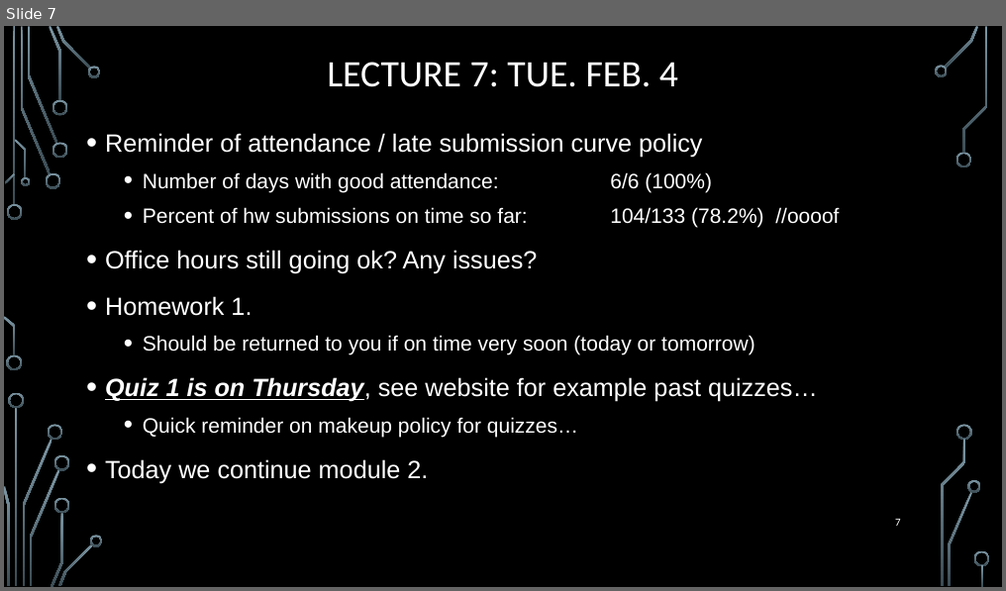
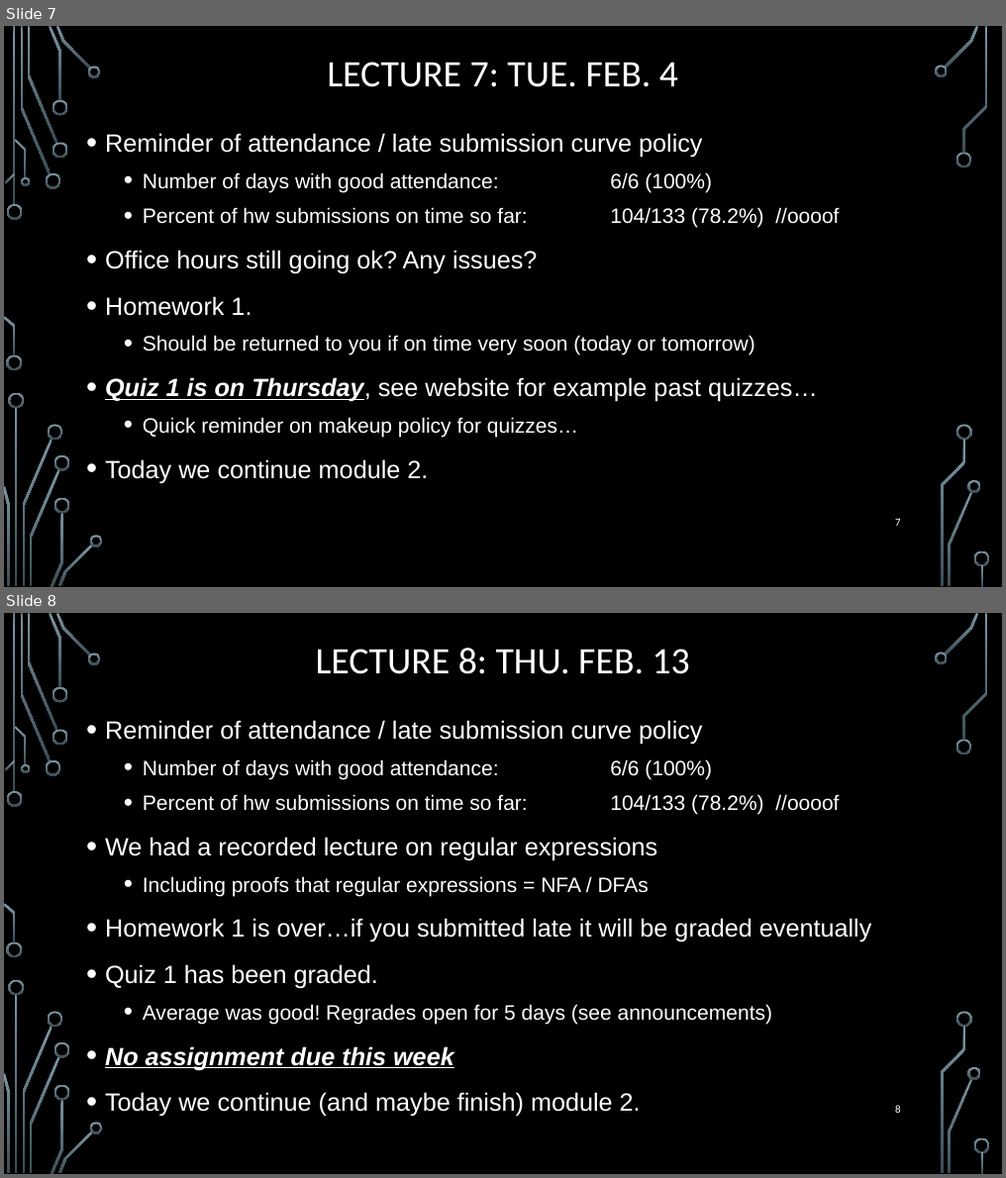
Before and after one commit to markfloryan/dmt2, a slide deck: slides/00-DailyAnnouncements.pptx. Shown one above the other, each under a label of ours: slide 7 before the commit, slides 7 and 8 after it. The pictures are 1006x591 and 1006x1178 pixels, drawn with LibreOffice and Linux fonts; fonts in the diff are those of the drawing; background and template pictures are left out. Boxes give left, top, right and bottom in pixels: in the first picture for what was removed or moved away, otherwise in the second. Text is boxed around its words. In the diff, an @@ line names an element or a change of style, - is before the commit and + after.

Commit message:
announce

```diff
--- a/slides/00-DailyAnnouncements.pptx
+++ b/slides/00-DailyAnnouncements.pptx
@@ slide 8 added at bbox=[4, 613, 1002, 1174], background picture (left out); not listed: 36 template elements that a slide beside it also shows @@
@@ title added at bbox=[316, 648, 690, 674], 36 pt, text #FFFFFF @@
+LECTURE 8: THU. FEB. 13
@@ text added at bbox=[105, 720, 871, 1117], 24 pt, text #FFFFFF @@
+• Reminder of attendance / late submission curve policy
+  • Number of days with good attendance: 6/6 (100%)
+  • Percent of hw submissions on time so far: 104/133 (78.2%) //oooof
+• We had a recorded lecture on regular expressions
+  • Including proofs that regular expressions = NFA / DFAs
+• Homework 1 is over…if you submitted late it will be graded eventually
+• Quiz 1 has been graded.
+  • Average was good! Regrades open for 5 days (see announcements)
+• No assignment due this week
+• Today we continue (and maybe finish) module 2.
@@ page number added at bbox=[895, 1105, 901, 1113], 10.5 pt, text #FFFFFF @@
+8
```
Also in this commit, not shown: 2 other files.
